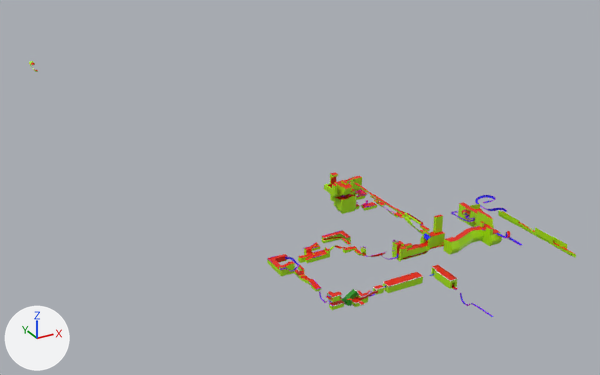
What one commit did to the Blender file The Flipper Framework/Assets/Game/Scenes/Zones/Altitude Limit/Models/Ob_Altitude Geometry.blend.
Both versions are drawn from a 50 mm lens placed at (-4849.0, -6097.0, 4465.0), pointed at (491.0, 3612.0, -390.0). Every picture has the same lights, and +X, +Y and +Z are marked at lower left.
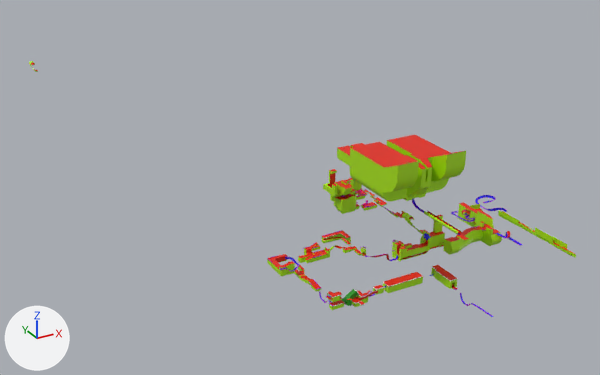
Edits to the bpy script that builds the scene:
```text
Add me_cube_109:
    me_cube_109.from_pydata(...)  # 246 vertices, 223 faces; spans x -80.0..325.0, y -839.0..652.0, z -39.0..479.0
    # faces by material slot: [129, 94]
    me_cube_109.materials.append(mat_wall)  # green #ace700
    me_cube_109.materials.append(mat_floor)  # red #e71f00
Add me_cube_085:
    me_cube_085.from_pydata(...)  # 42 vertices, 28 faces; spans x -15.9..15.9, y 0.1..10.9, z -4.0..-0.2
    me_cube_085.polygons.foreach_set('use_smooth', [True] * 28)
    # faces by material slot: [20, 4, 4]
    me_cube_085.materials.append(mat_guard)  # its picture is missing
    me_cube_085.materials.append(mat_road)  # blue #0009e7
    me_cube_085.materials.append(mat_floor)  # red #e71f00
Add me_cube_084:
    me_cube_084.from_pydata(...)  # 246 vertices, 223 faces; spans x -80.0..325.0, y -839.0..652.0, z -39.0..479.0
    # faces by material slot: [129, 94]
    me_cube_084.materials.append(mat_wall)  # green #ace700
    me_cube_084.materials.append(mat_floor)  # red #e71f00
Add cu_nurbspath_001:
    cu_nurbspath_001 = bpy.data.curves.new('NurbsPath.001', 'CURVE')
    cu_nurbspath_001.dimensions = '3D'
    _sp = cu_nurbspath_001.splines.new('NURBS'); _sp.points.add(3)
    _sp.points.foreach_set('co', [-1.928, 223.4, 8.174, 1.0, -1.928, 147.9, 8.174, 1.0, -0.25, 115.1, -96.15, 1.0, -0.25, -11.8, -96.15, 1.0])
    _sp.points.foreach_set('tilt', [-0.0083, -0.0083, -0.015, -0.015])
    _sp.order_u = 3
    _sp.order_v = 0
    _sp.use_endpoint_u = True
    cu_nurbspath_001.use_path = True
    cu_nurbspath_001.use_path_clamp = True
    cu_nurbspath_001.bevel_resolution = 0
    cu_nurbspath_001.fill_mode = 'HALF'
Change ob_cube_055:
    ob_cube_055.location: (-159.0, 789.0, 759.0) -> (-161.0, 882.0, 1024.0)
Change ob_cube_060:
    ob_cube_060.location: (-159.0, -234.0, 757.0) -> (-158.0, -806.0, 907.0)
    ob_cube_060.scale: (-1.06, 1.06, 1.06) -> (-1.43, 1.06, 1.06)
Change ob_cylinder_001:
    ob_cylinder_001.location: (-162.0, 157.0, 778.0) -> (-160.0, -168.0, 930.0)
    ob_cylinder_001.scale: (-1.06, 1.06, 1.06) -> (-1.35, 1.35, 1.35)
Add ob_cube_108:
    ob_cube_108 = bpy.data.objects.new('Cube.108', me_cube_109)
    ob_cube_108.location = (-243.0, 623.0, 1046.0)
    ob_cube_108.scale = (-1.0, 1.0, 1.0)
Add ob_cube_107:
    ob_cube_107 = bpy.data.objects.new('Cube.107', me_cube_085)
    ob_cube_107.location = (-161.0, -82.0, 1018.0)
    ob_cube_107.rotation_euler = (0.0, 0.0, 3.142)  # degrees (0, 0, 180)
    _m = ob_cube_107.modifiers.new('Array', 'ARRAY')
    _m.count = 35
    _m.constant_offset_displace = (0.0, 0.0, 0.0)
    _m.relative_offset_displace = (0.0, 1.0, 0.0)
    _m.use_merge_vertices = True
    _m.merge_threshold = 0.06
    _m = ob_cube_107.modifiers.new('Curve', 'CURVE')
    _m.object = ob_nurbspath_008
    _m.deform_axis = 'NEG_Y'
Add ob_nurbspath_008:
    ob_nurbspath_008 = bpy.data.objects.new('NurbsPath.008', cu_nurbspath_001)
    ob_nurbspath_008.location = (-160.8, -82.3, 1018.0)
    ob_nurbspath_008.rotation_euler = (0.0, 0.0, 6.283)  # degrees (0, 0, 360)
    ob_nurbspath_008.scale = (1.06, 1.06, 1.06)
Add ob_cube_106:
    ob_cube_106 = bpy.data.objects.new('Cube.106', me_cube_084)
    ob_cube_106.location = (-83.0, 623.0, 1046.0)
```

Where the change shows, as pixel boxes [x1, y1, x2, y2] in the pictures (600 x 375 px):
'Cube.108', added (green): after [337, 142, 426, 202]
    faces in mat_wall (green #ace700): [337, 148, 426, 202]
    faces in mat_floor (red #e71f00): [338, 142, 425, 199]
'Cube.106', added: after [350, 135, 466, 198]
    faces in mat_wall (green #ace700): [350, 141, 466, 198]
    faces in mat_floor (red #e71f00): [351, 135, 462, 168]
'Cylinder.001', moved, rescaled (100% wider, 86% taller): before [405, 213, 423, 226]; after [424, 210, 461, 235]
'Cube.055', moved (not visible afterwards): before [354, 183, 406, 217]
'Cube.060', moved, rescaled (18% wider, 12% taller): before [420, 225, 430, 232]; after [457, 234, 469, 242]
'Cube.107', added: after [412, 198, 425, 213]
